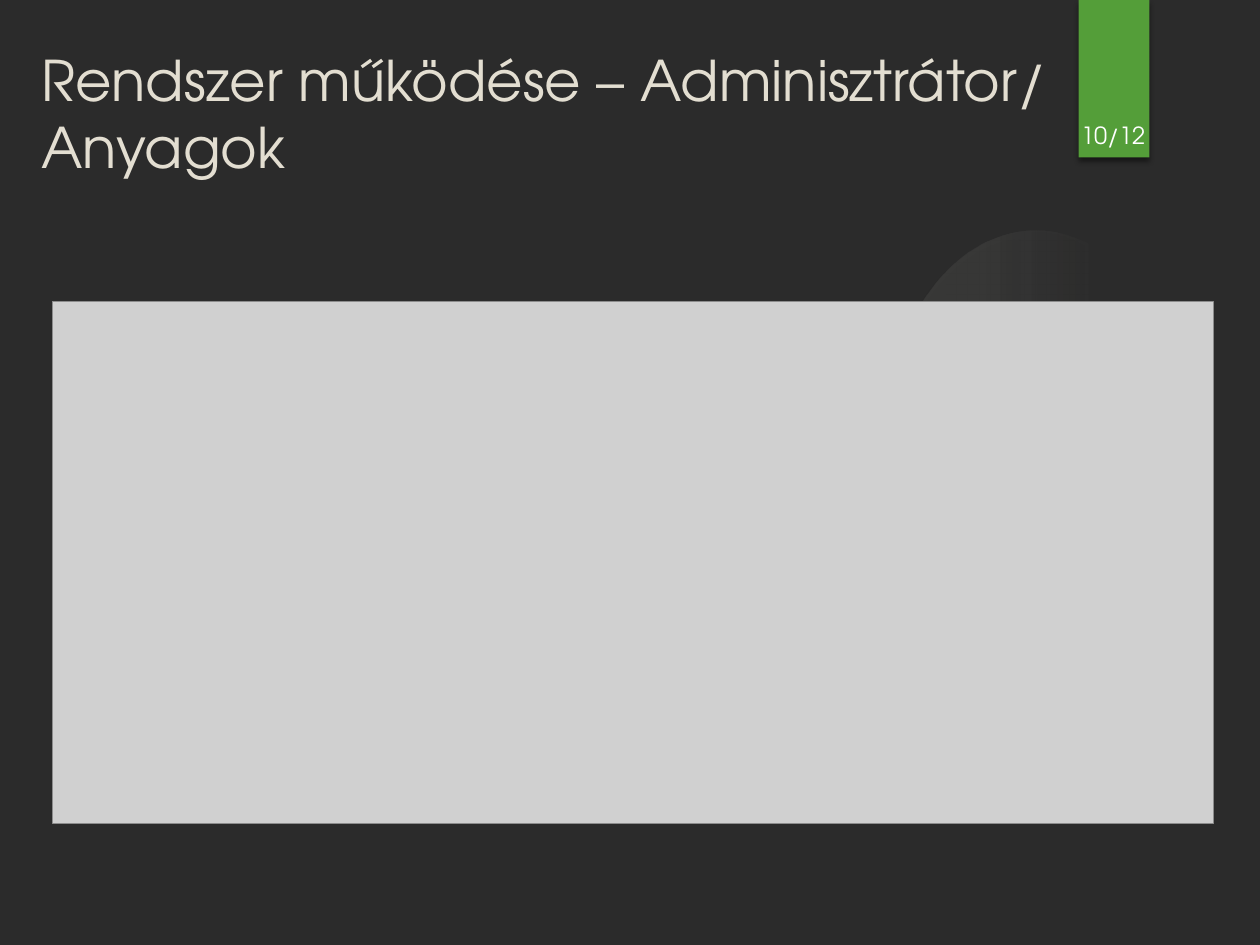
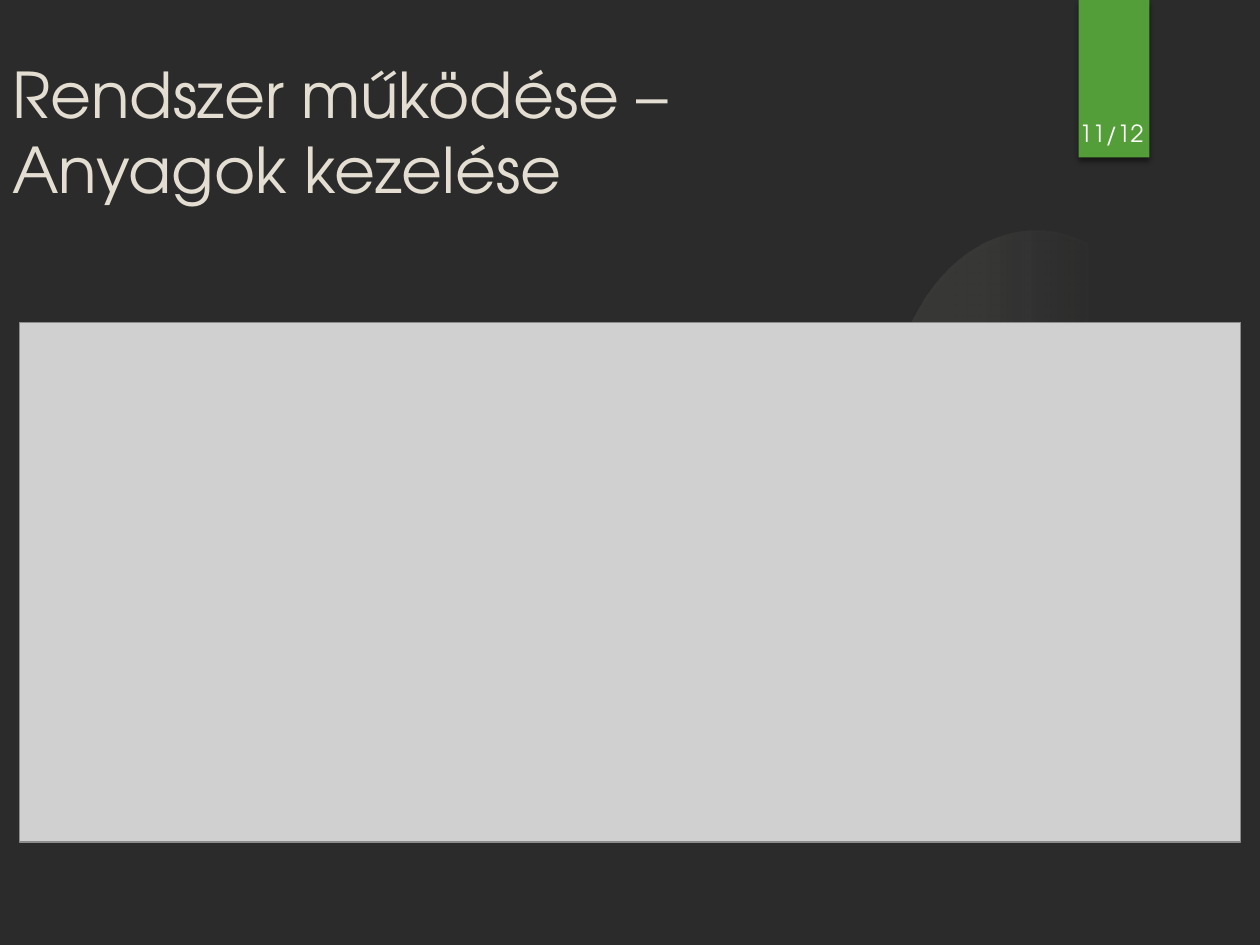
Before and after one commit to smnandor/Tervez-s-I.-II., a slide deck: slide 11 of Tervezes II/presentations/Szakdolgozat_prezentáció_4_3_IAUL0M_v7.pptx (slide 10 before the commit). Drawn at 1260x945 pixels with LibreOffice and Linux fonts; fonts in the diff are those of the drawing; grey boxes stand for pictures; background and template pictures are left out; a plain dark background stands for a picture behind light text. Boxes give left, top, right and bottom in pixels: in the first picture for what was removed or moved away, otherwise in the second. Text is boxed around its words. In the diff, an @@ line names an element or a change of style, - is before the commit and + after.

```diff
--- a/Tervezes II/presentations/Szakdolgozat_prezentáció_4_3_IAUL0M_v7.pptx
+++ b/Tervezes II/presentations/Szakdolgozat_prezentáció_4_3_IAUL0M_v7.pptx
@@ text at (12, 70, 620, 207): text changed; size 32 to 36 pt @@
-Rendszer működése – Adminisztrátor/
-Anyagok
+Rendszer működése –
+Anyagok kezelése
@@ page number at (1079, 124, 1143, 146): text changed @@
-10/12
+11/12
@@ picture: place and size @@
-picture at (53, 302, 1215, 824)
+picture at (19, 323, 1240, 843)
```
Also in this commit, not shown: 11 other slides changed, 1 slide added, 25 other files.
